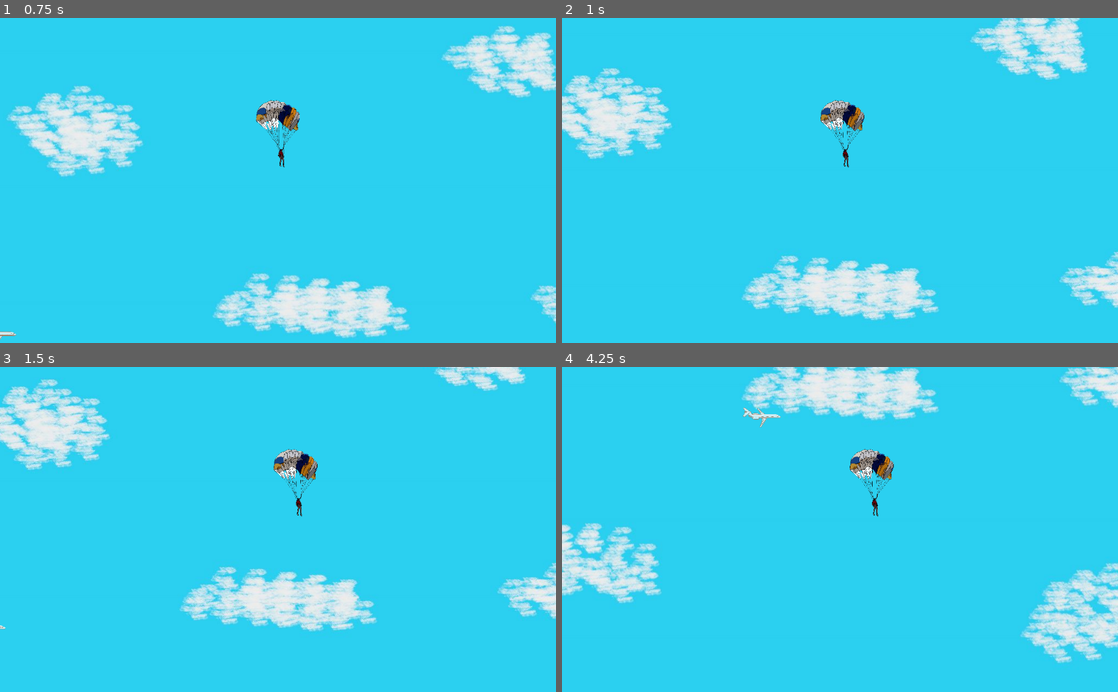
Above: before the commit, frames 1-4 (two rows, left to right).
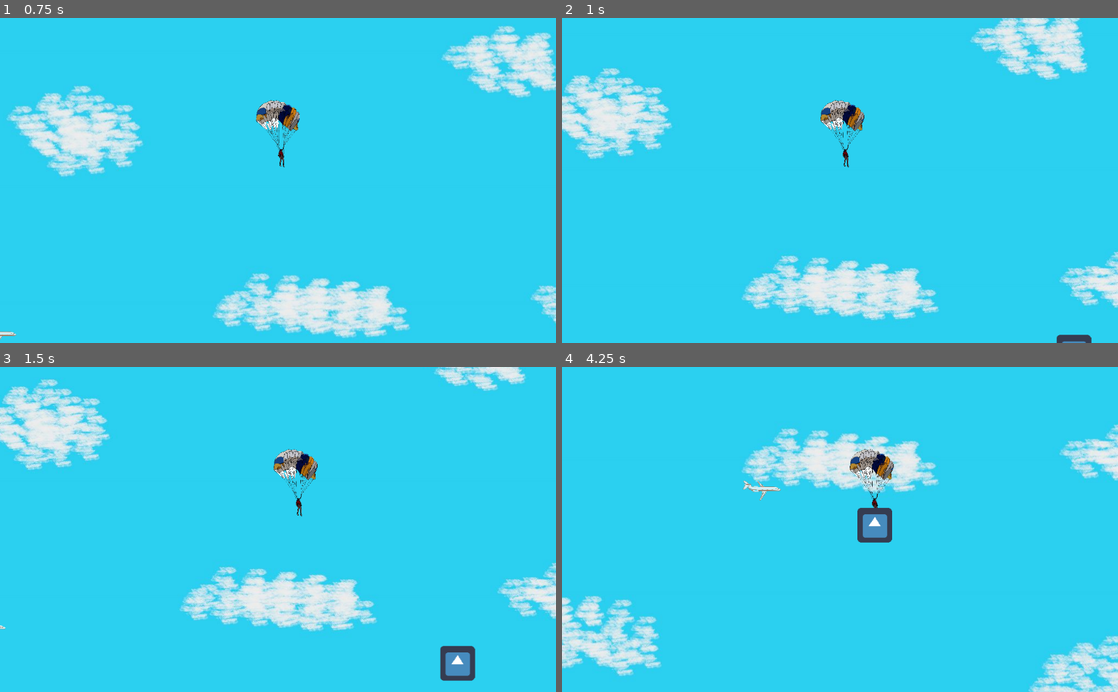
Above: after the commit, the same moments.

Repository: kevinMG01/caida_V_R_K
Game: Godot game, scene res://Nivel_1/Nivel_1.tscn
The game is run twice, just before and just after one commit, with the same random seed, the same clock (stepped at 60 frames per second) and the same inputs. The project has no main scene, so this scene is started directly. The engine's default icon, where the game draws it, is replaced by a stand-in: a white triangle on a blue panel in a dark square.
Inputs:
- Up to frame 1 (0.75 s): tap Enter (ui_accept) at 0.5 s; hold Right (ui_right) from 0.53 s (still down)
- Up to frame 2 (1 s): keep holding Right (ui_right); tap Enter (ui_accept) at 0.77 s
- Up to frame 3 (1.5 s): release Right (ui_right) at 1.28 s; hold Left (ui_left) from 1.28 s (still down)
- Up to frame 4 (4.25 s): tap Enter (ui_accept) at 1.52, 3.02, 3.77 s; release Left (ui_left) at 2.03 s; hold Right (ui_right) 2.03-3.53 s; hold Left (ui_left) from 3.53 s (still down)

Frame 1 is identical in both runs. In frame 2, 0.2% of the frame differs, in the area x 88-96%, y 97-100%; in frame 3, 0.7%; in frame 4, 22%, in the area x 0-100%, y 0-100%.

Commit message:
si
si

Diff:
--- a/Enemigo/Enemigo.gd
+++ b/Enemigo/Enemigo.gd
@@ -14,17 +14,9 @@
 
 func _physics_process(delta):
 	movimiento = Vector2()
-	if nivel == 1:
-		deteccion()
+	deteccion()
 	if nivel == 2:
 		deteccion_seguir()
-
-	#if jugador != null:
-	#	movimiento = position.direction_to(jugador.position)
-	#else:
-	#	movimiento = Vector2()
-
-	#movimiento = movimiento.normalized()* cantidad
 	movimiento = move_and_slide(movimiento)
 
 func deteccion():
@@ -33,8 +25,6 @@
 			movimiento.x -= cantidad
 		if global_position.x < jugador.global_position.x - 6:
 			movimiento.x += cantidad
-		if global_position.y < jugador.global_position.x - 6:
-			movimiento.y += cantidad
 
 func deteccion_seguir():
 
--- a/Enemigo/Enemigo.tscn
+++ b/Enemigo/Enemigo.tscn
@@ -7,10 +7,10 @@
 radius = 19.4165
 
 [sub_resource type="RectangleShape2D" id=2]
-extents = Vector2( 962, 206 )
+extents = Vector2( 1302, 206 )
 
 [sub_resource type="RectangleShape2D" id=3]
-extents = Vector2( 968, 271.5 )
+extents = Vector2( 1304, 271.5 )
 
 [node name="Enemigo" type="KinematicBody2D"]
 script = ExtResource( 1 )
@@ -25,13 +25,13 @@
 collision_layer = 3
 
 [node name="CollisionShape2D" type="CollisionShape2D" parent="Area2D"]
-position = Vector2( 63, -181 )
+position = Vector2( 3, -181 )
 shape = SubResource( 2 )
 
 [node name="abajo" type="Area2D" parent="."]
 
 [node name="CollisionShape2D" type="CollisionShape2D" parent="abajo"]
-position = Vector2( 57, 297.5 )
+position = Vector2( 1, 297.5 )
 shape = SubResource( 3 )
 
 [connection signal="body_entered" from="Area2D" to="." method="_on_Area2D_body_entered"]
